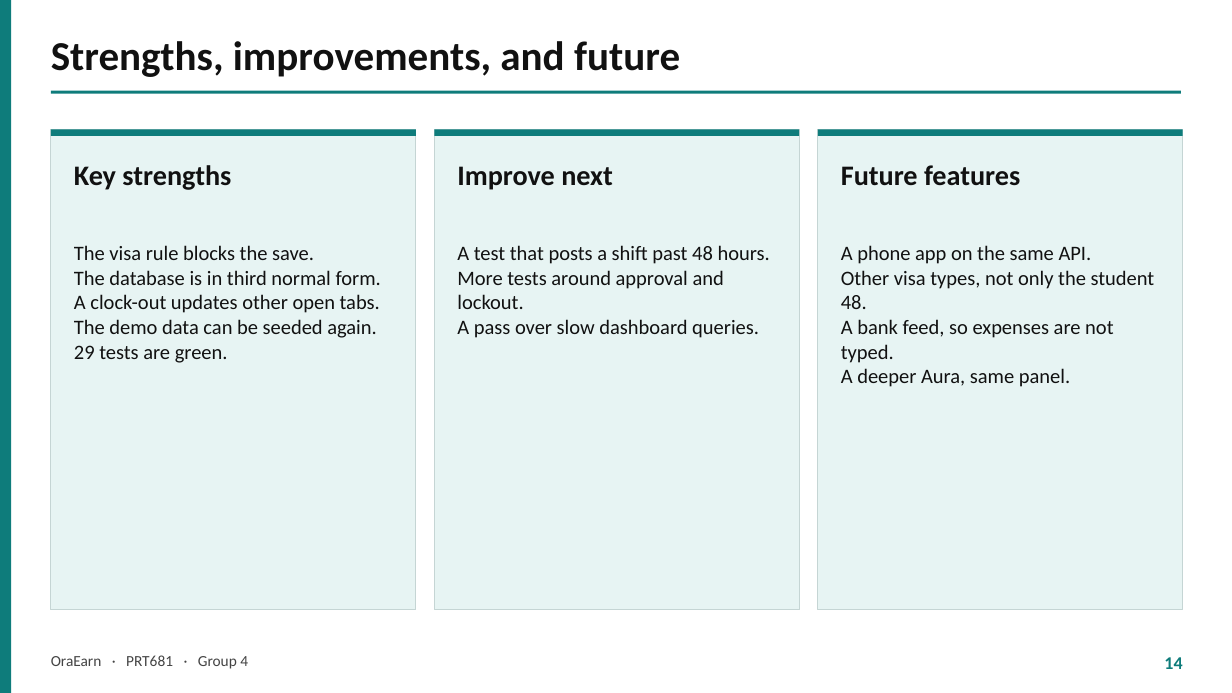
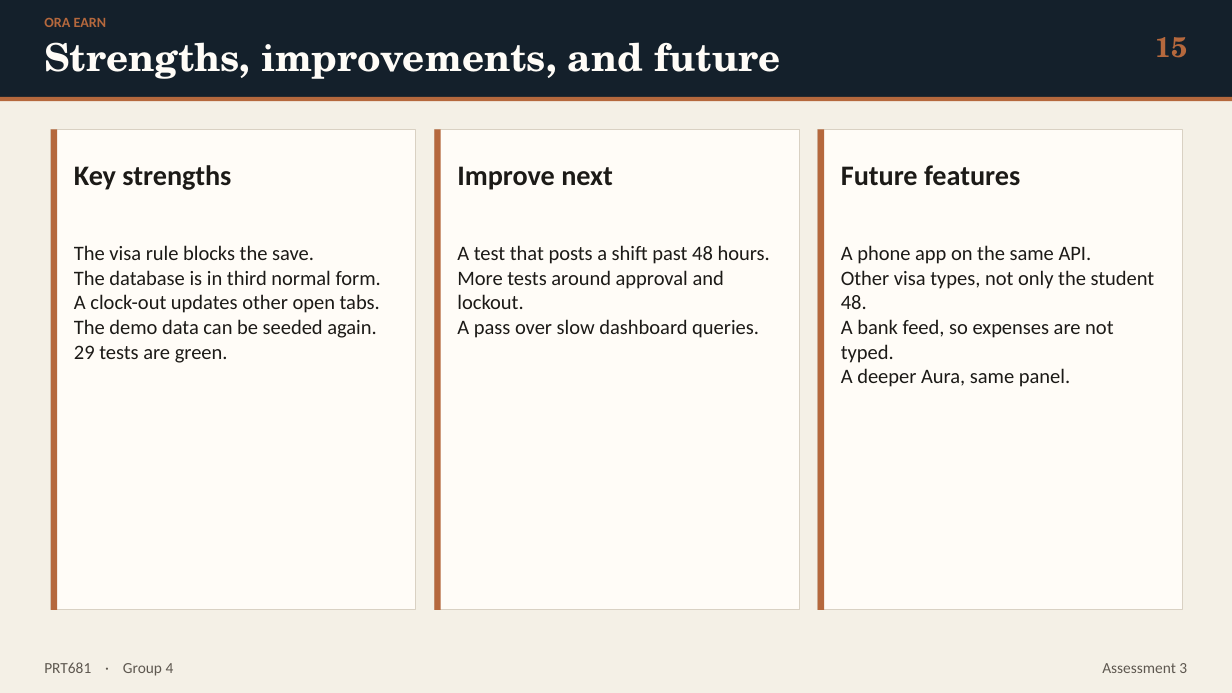
Before and after one commit to itsmekrishnaaaaaa/PRT_681_SYDNEY_GROUP-4, a slide deck: slide 15 of oraEarn-WebApp/docs/presentation/OraEarn-Assessment3-Presentation.pptx (slide 14 before the commit). Drawn at 1232x693 pixels with LibreOffice and Linux fonts; fonts in the diff are those of the drawing. Boxes give left, top, right and bottom in pixels: in the first picture for what was removed or moved away, otherwise in the second. Text is boxed around its words. In the diff, an @@ line names an element or a change of style, - is before the commit and + after.

```diff
--- a/oraEarn-WebApp/docs/presentation/OraEarn-Assessment3-Presentation.pptx
+++ b/oraEarn-WebApp/docs/presentation/OraEarn-Assessment3-Presentation.pptx
@@ rectangle at (0,0,1232,693): fill #FFFFFF to #F4F0E6 @@
@@ rectangle added at (0,0,1232,97), fill #14202B @@
@@ text added at (44,18,107,27), 11 pt, text #B5683D, bold @@
+ORA EARN
@@ text "Strengths, improvements, and future": place and size @@
-text "Strengths, improvements, and future" at (51,41,680,77)
+text "Strengths, improvements, and future" at (44,42,780,79)
@@ text "Strengths, improvements, and future" at (44,42,780,79): size 32 to 30 pt, font Calibri to TeX Gyre Schola, text colour #111111 to #FFFCF7 @@
@@ text added at (1155,37,1187,58), 22 pt, text #B5683D, bold @@
+15
@@ rectangle: place and size @@
-rectangle at (51,91,1181,94)
+rectangle at (0,97,1232,101)
@@ rectangle at (0,97,1232,101): fill #0E7C7B to #B5683D @@
@@ fill #E7F4F3 to #FFFCF7; outline #C5D5D4 1 pt to #D9D1C3 1 pt in 3 elements at (434,129,799,610), (818,129,1183,610), (51,129,416,610) @@
@@ rectangle at (51,129,57,610): fill #0E7C7B to #B5683D @@
@@ rectangle: place and size @@
-rectangle at (0,0,11,693)
+rectangle at (51,129,57,610)
@@ rectangle removed at (51,129,416,136) @@
@@ rectangle removed at (434,129,799,136) @@
@@ rectangle added at (434,129,441,610), fill #B5683D @@
@@ rectangle removed at (818,129,1183,136) @@
@@ rectangle added at (818,129,824,610), fill #B5683D @@
@@ text colour #111111 to #1C1A17 in 6 elements at (74,165,231,190), (74,245,381,363), (457,166,613,190), (457,245,770,338), (841,165,1020,186), (841,245,1155,387) @@
@@ text removed at (1164,657,1182,669) @@
-14
@@ text at (44,662,174,676): text changed; text colour #444444 to #5E5850 @@
-OraEarn · PRT681 · Group 4
+PRT681 · Group 4
@@ text added at (1102,663,1187,673), 12 pt, text #5E5850 @@
+Assessment 3
```
Also in this commit, not shown: 10 other slides changed, 5 slides added, 4 slides removed, 20 other files.
